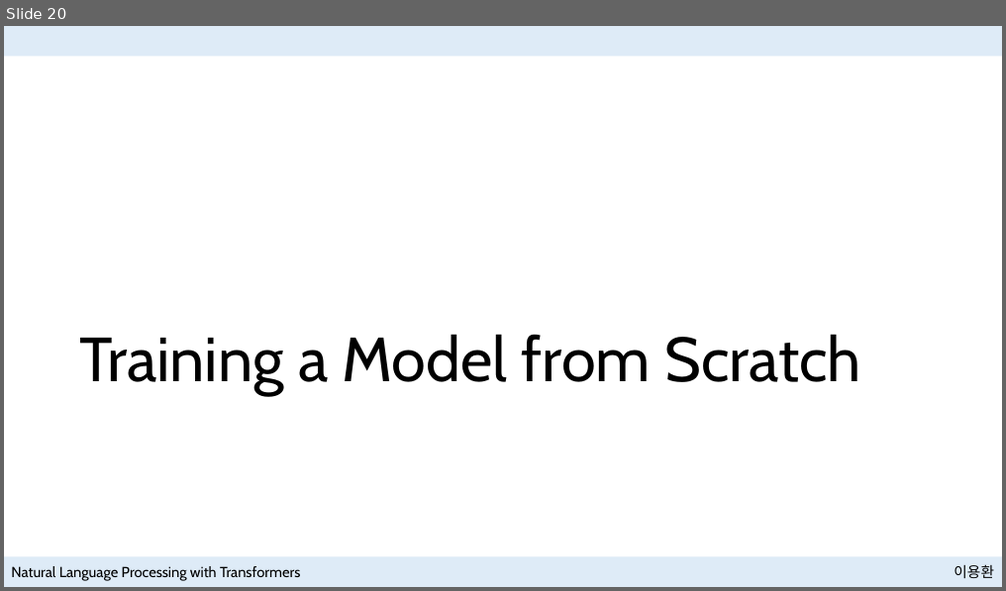
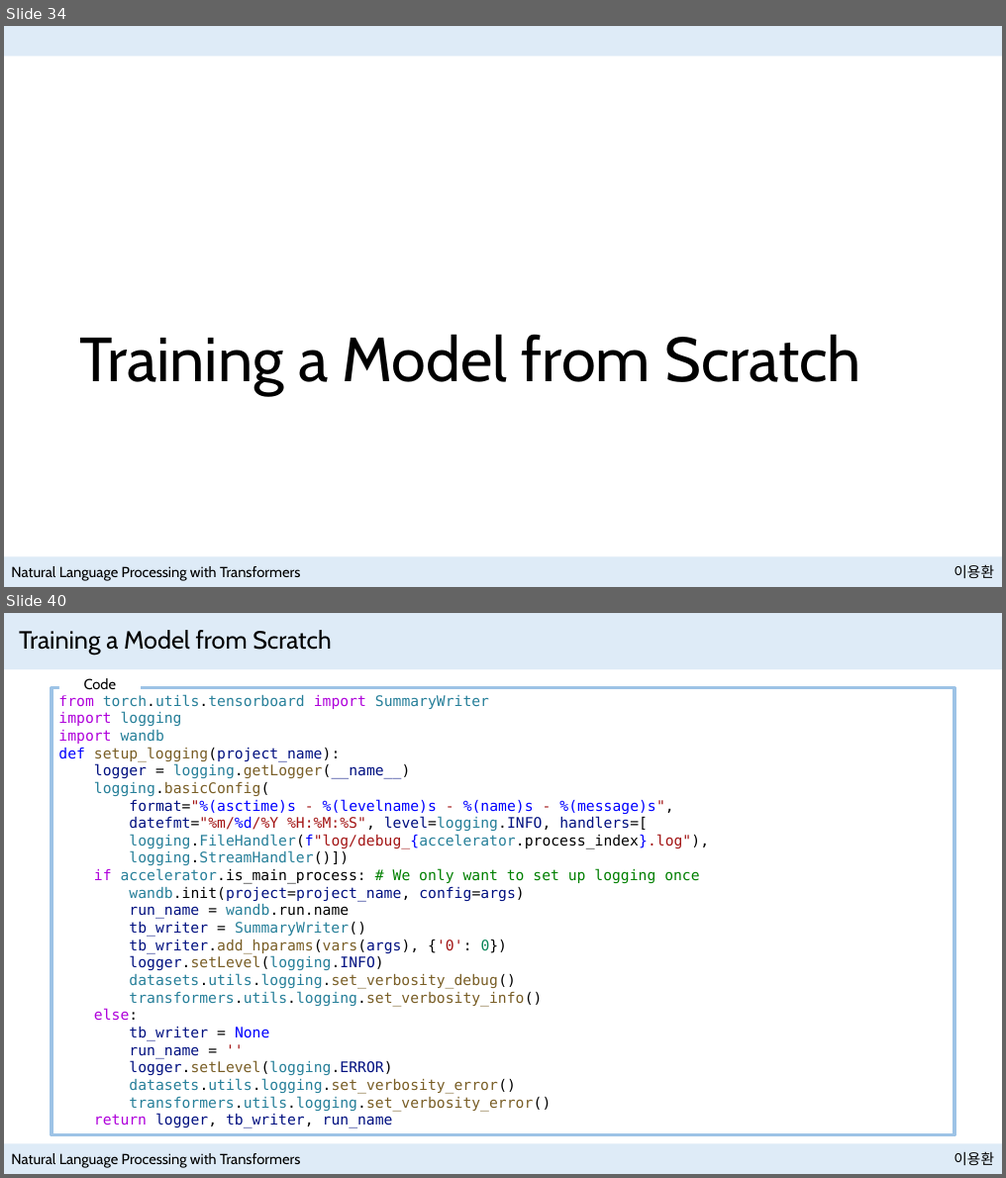
Before and after one commit to NewPlus/SeminarforNLP, a slide deck: Seminar/Book_Natural Language Processing with Transformers/Presentation files/Training Transformers from Scratch with Hugging Face.pptx. Shown one above the other, each under a label of ours: slide 20 before the commit, slides 34 and 40 after it; the slides between them are not shown. The pictures are 1006x591 and 1006x1178 pixels, drawn with LibreOffice and Linux fonts; fonts in the diff are those of the drawing. Boxes give left, top, right and bottom in pixels: in the first picture for what was removed or moved away, otherwise in the second. Text is boxed around its words. In the diff, an @@ line names an element or a change of style, - is before the commit and + after.

```diff
--- a/Seminar/Book_Natural Language Processing with Transformers/Presentation files/Training Transformers from Scratch with Hugging Face.pptx
+++ b/Seminar/Book_Natural Language Processing with Transformers/Presentation files/Training Transformers from Scratch with Hugging Face.pptx
@@ slide 40 added at (4,613,1002,1174), background #FFFFFF; not listed: 3 template elements that a slide beside it also shows @@
@@ rectangle added at (4,613,1002,669), fill #DEEBF7 @@
@@ title added at (19,630,331,655), 24 pt, text #000000 @@
+Training a Model from Scratch
@@ rectangle added at (59,671,141,695), fill #FFFFFF, 14 pt, text #000000 @@
+Code
@@ rectangle added at (52,688,954,1136), outline #9DC3E6 3 pt, 14 pt, text #267F99 @@
+from torch.utils.tensorboard import SummaryWriter
+import logging
+import wandb
+def setup_logging(project_name):
+logger = logging.getLogger(__name__)
+logging.basicConfig(
+format="%(asctime)s - %(levelname)s - %(name)s - %(message)s",
+datefmt="%m/%d/%Y %H:%M:%S", level=logging.INFO, handlers=[
+logging.FileHandler(f"log/debug_{accelerator.process_index}.log"),
+logging.StreamHandler()])
+if accelerator.is_main_process: # We only want to set up logging once
+wandb.init(project=project_name, config=args)
+run_name = wandb.run.name
+tb_writer = SummaryWriter()
+tb_writer.add_hparams(vars(args), {'0': 0})
+logger.setLevel(logging.INFO)
+datasets.utils.logging.set_verbosity_debug()
+transformers.utils.logging.set_verbosity_info()
+else:
+tb_writer = None
+run_name = ''
+logger.setLevel(logging.ERROR)
+datasets.utils.logging.set_verbosity_error()
+transformers.utils.logging.set_verbosity_error()
+return logger, tb_writer, run_name
@@ what was slide 20 is now slide 34 @@
```
Also in this commit, not shown: 3 slides changed, 31 other slides added, 5 other files.
